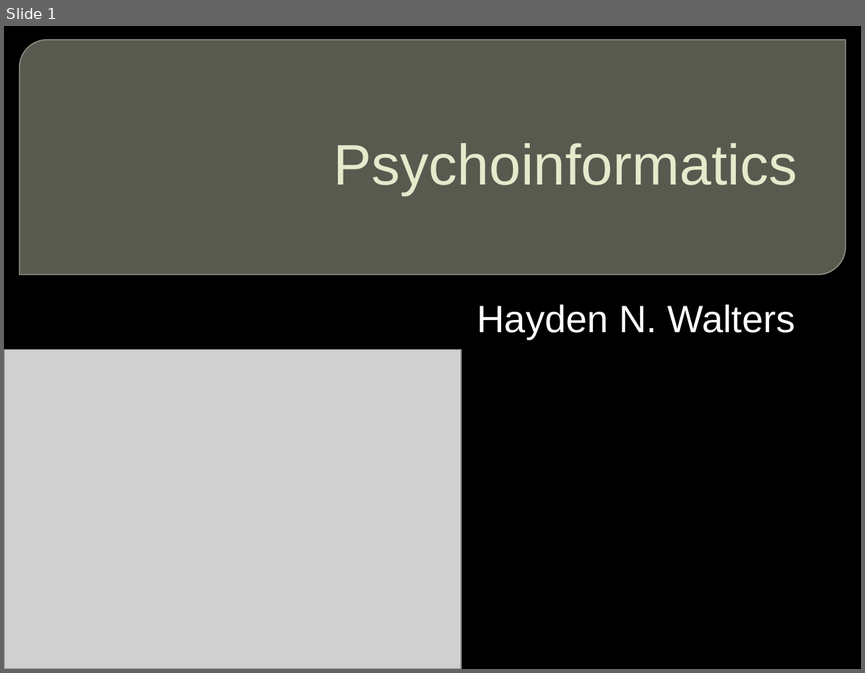
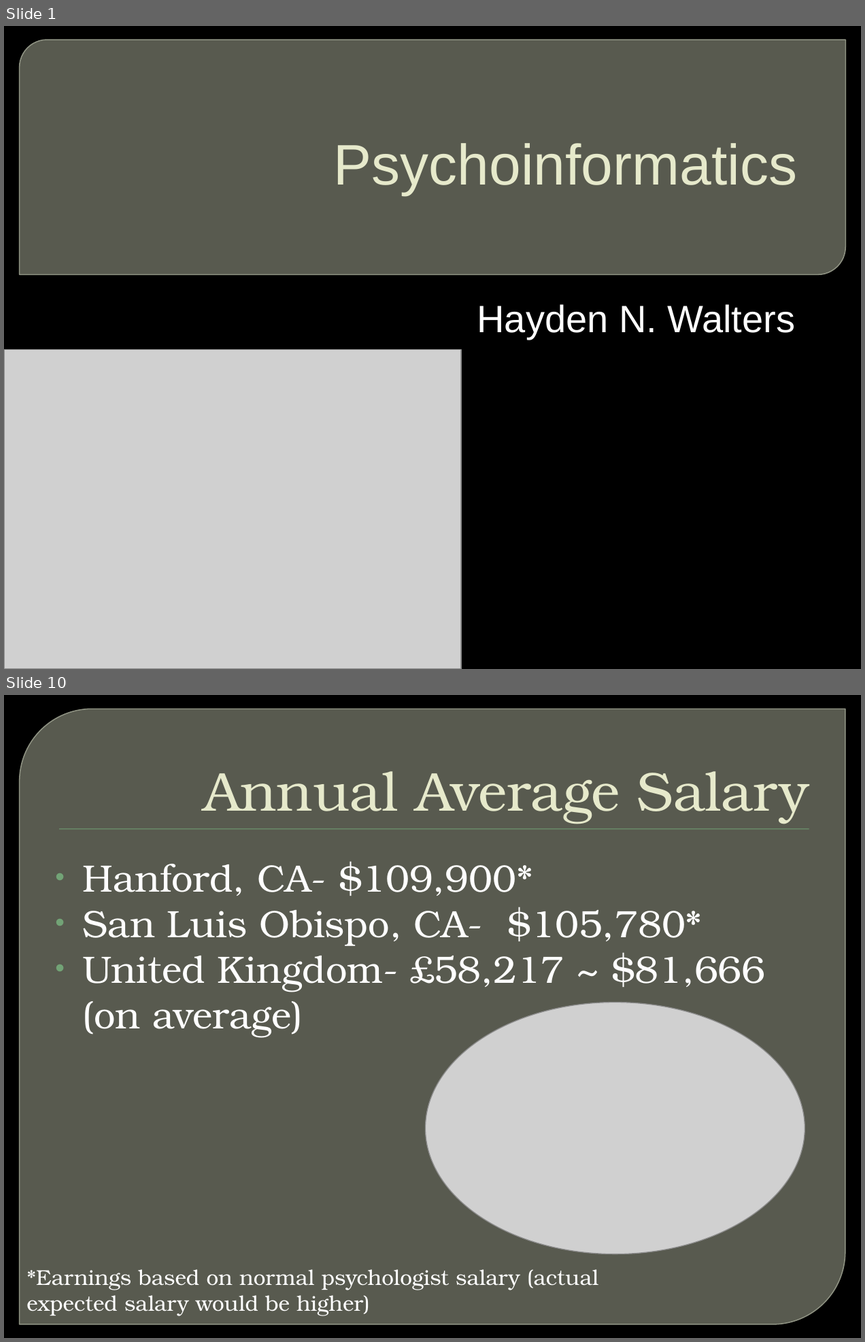
Before and after one commit to hnwalters/Essay-Reports, a slide deck: Documents & Presentations/E-Day Assignments/Career Path.pptx. Shown one above the other, each under a label of ours: slide 1 before the commit, slides 1 and 10 after it; the slides between them are not shown. The pictures are 865x673 and 865x1342 pixels, drawn with LibreOffice and Linux fonts; fonts in the diff are those of the drawing; grey boxes stand for pictures; background and template pictures are left out. Boxes give left, top, right and bottom in pixels: in the first picture for what was removed or moved away, otherwise in the second. Text is boxed around its words. In the diff, an @@ line names an element or a change of style, - is before the commit and + after.

```diff
--- a/Documents & Presentations/E-Day Assignments/Career Path.pptx
+++ b/Documents & Presentations/E-Day Assignments/Career Path.pptx
@@ slide 10 added at [4,695,861,1338], background picture (left out) @@
@@ round diag rect added at [20,709,845,1324], fill #888B7B at 65% opacity, outline #9DA090 0.87 pt @@
@@ title added at [203,771,809,824], 46 pt, text #E7EACB @@
+Annual Average Salary
@@ rectangle added at [59,829,808,830], fill #72A376 @@
@@ text added at [83,861,765,1038], 32 pt, text #FFFFFF @@
+• Hanford, CA- $109,900*
+• San Luis Obispo, CA- $105,780*
+• United Kingdom- £58,217 ~ $81,666
+(on average)
@@ picture added at [426,1002,805,1254] @@
@@ text added at [26,1269,598,1315], 18 pt, text #FFFFFF @@
+*Earnings based on normal psychologist salary (actual expected salary would be higher)
```
Also in this commit, not shown: 10 other slides added, 11 other files.
